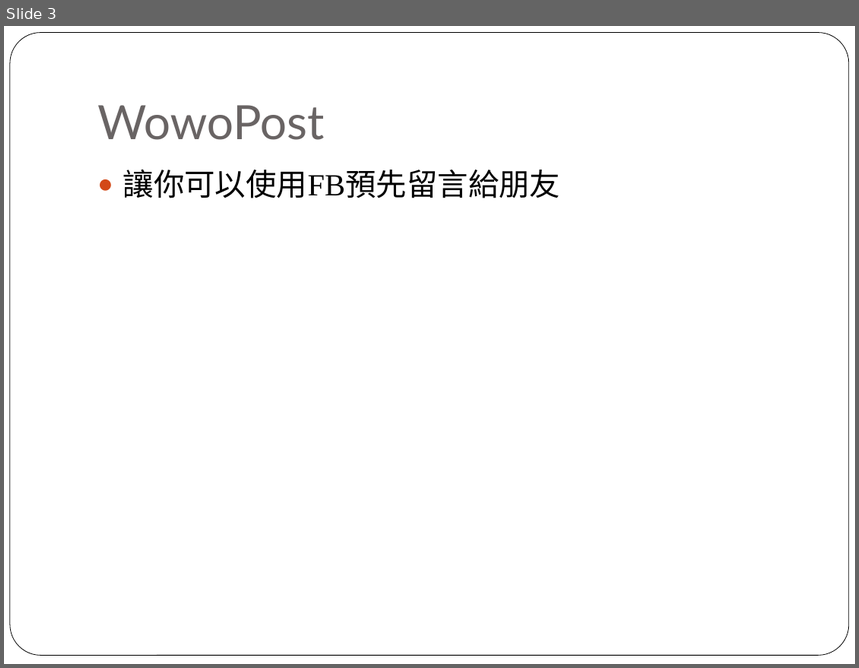
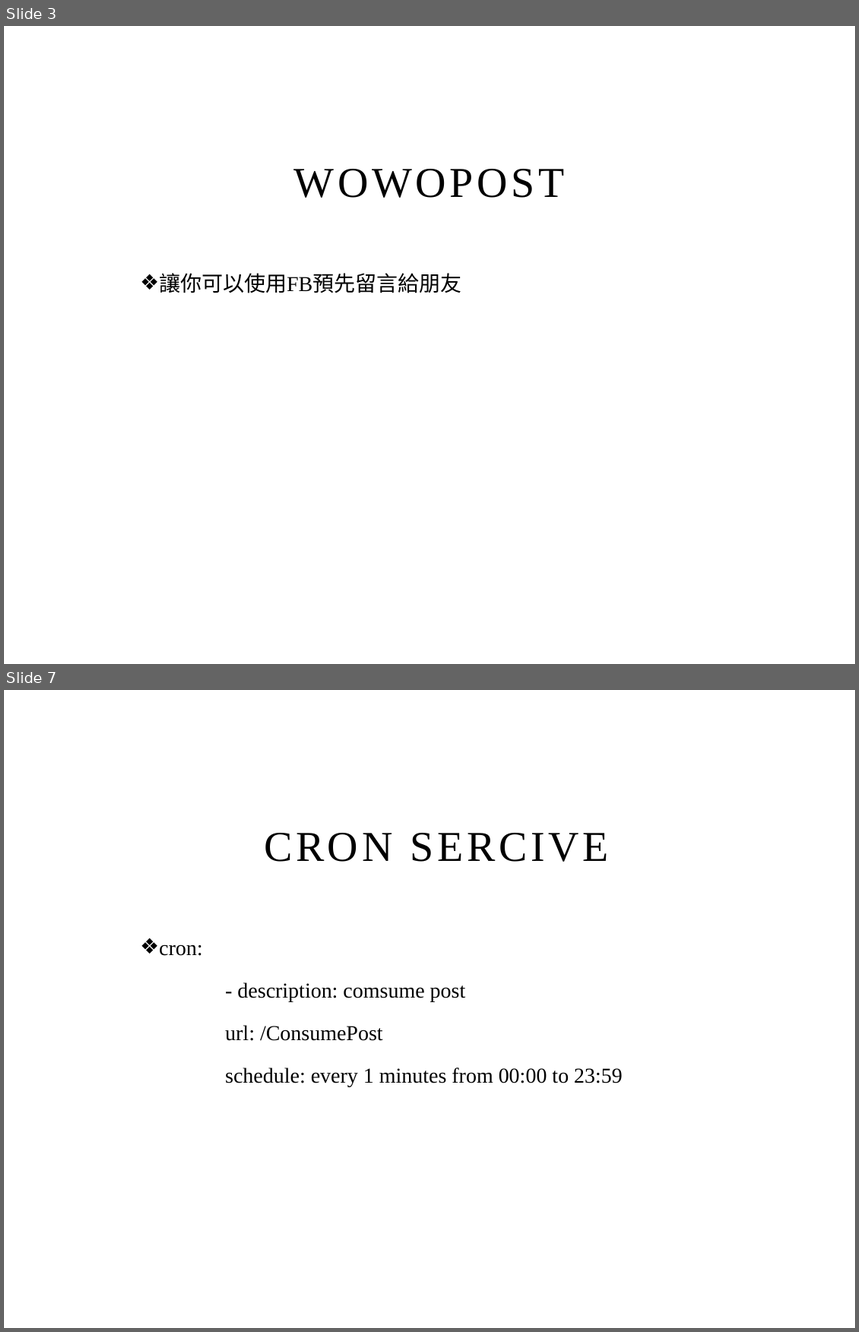
Before and after one commit to ZhongTing/wowoPost, a slide deck: ptt.pptx. Shown one above the other, each under a label of ours: slide 3 before the commit, slides 3 and 7 after it; the slides between them are not shown. The pictures are 859x668 and 859x1332 pixels, drawn with LibreOffice and Linux fonts; fonts in the diff are those of the drawing; background and template pictures are left out. Boxes give left, top, right and bottom in pixels: in the first picture for what was removed or moved away, otherwise in the second. Text is boxed around its words. In the diff, an @@ line names an element or a change of style, - is before the commit and + after.

```diff
--- a/ptt.pptx
+++ b/ptt.pptx
@@ slide 7 added at bbox=[4, 690, 855, 1328], background picture (left out) @@
@@ title added at bbox=[264, 833, 609, 862], 36 pt, text #000000 @@
+CRON SERCIVE
@@ text added at bbox=[159, 945, 623, 1087], 18 pt, text #000000 @@
+❖ cron:
+- description: comsume post
+url: /ConsumePost
+schedule: every 1 minutes from 00:00 to 23:59
@@ slide 3 changed as well @@
@@ rounded rectangle removed at bbox=[10, 33, 849, 656] @@
@@ title at bbox=[294, 169, 565, 198]: text changed; size 40 to 36 pt; font Lato to Times New Roman; text colour #696464 to #000000 @@
-WowoPost
+WOWOPOST
@@ text "讓你可以使用FB預先留言給朋友": place and size @@
-text "讓你可以使用FB預先留言給朋友" at bbox=[123, 169, 561, 199]
+text "讓你可以使用FB預先留言給朋友" at bbox=[159, 273, 462, 294]
@@ text "讓你可以使用FB預先留言給朋友" at bbox=[159, 273, 462, 294]: size 26 to 18 pt; bullet ● to ❖; line spacing 1 to 1.5; less space between paragraphs @@
```
Also in this commit, not shown: 4 other slides changed, 1 other slide added.
